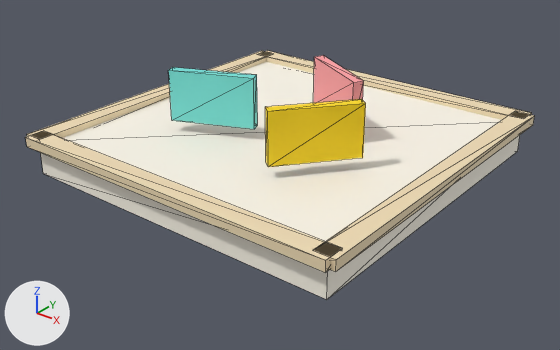
The glTF model public/models/city.bike_graveyard.glb: old version first, new version second.
Before and after are seen from a camera (50 mm lens) standing at (2.58, -3.3, 1.94) and looking at (0.05, -0.14, -0.01). Every picture has the same lights, and +X, +Y and +Z are marked at lower left. The older version comes first. Mesh edges are drawn as thin lines.

Objects in the first picture: 'city.bike_graveyard'.
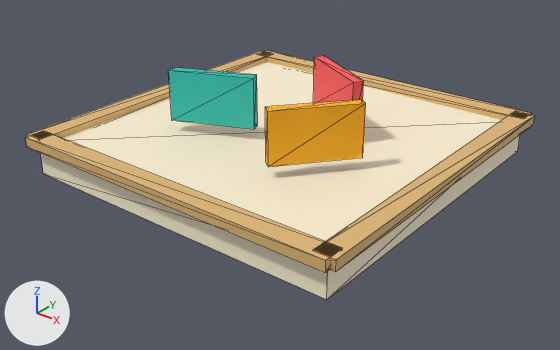
Pixel boxes [x1, y1, x2, y2] of what changed, in the pictures (560 x 350 px):
'city.bike_graveyard', recoloured: [26, 51, 534, 299] in both

The change, as a list of edits to the scene's bpy script:
```text
Change mat_ringbase:
    mat_ringbase.base_color: (1.0, 0.953, 0.839) -> (1.0, 0.896, 0.672)  # white #fffaec -> beige #fff3d6
Change mat_ringedge:
    mat_ringedge.base_color: (0.878, 0.722, 0.471) -> (0.745, 0.479, 0.188)  # beige #f1ddb7 -> beige #e0b878
Change mat_accentcool:
    mat_accentcool.base_color: (0.18, 0.769, 0.714) -> (0.0273, 0.552, 0.468)  # cyan #76e3dc -> cyan #2ec4b6
Change mat_accentprimary:
    mat_accentprimary.base_color: (1.0, 0.353, 0.373) -> (1.0, 0.102, 0.114)  # pink #ffa0a4 -> red #ff5a5f
Change mat_accentsecondary:
    mat_accentsecondary.base_color: (1.0, 0.706, 0.0) -> (1.0, 0.456, 0.0)  # yellow #ffdb00 -> yellow #ffb400
```
